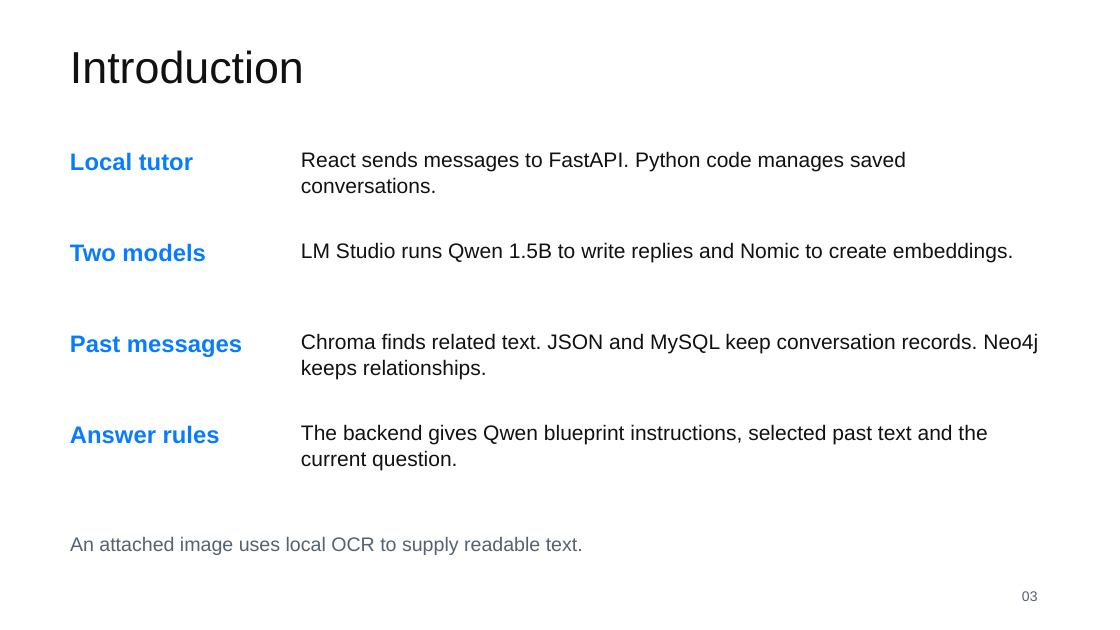
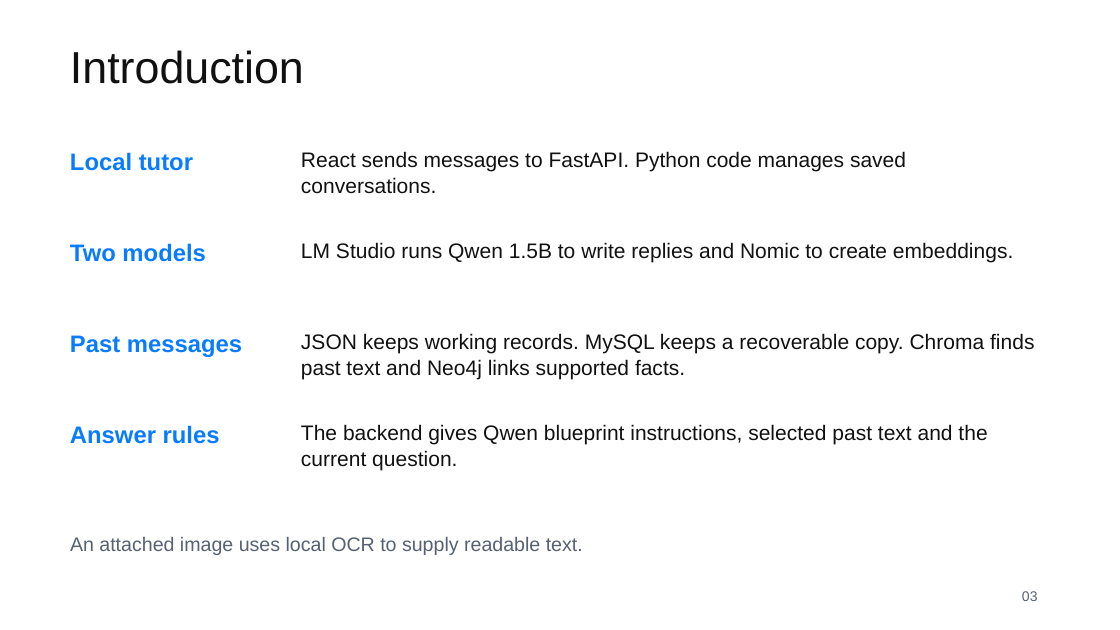
Before and after one commit to amitojsingh1306-prog/AITutorResearchProject, a slide deck: slide 3 of deliverables/Hybrid_Memory_Benchmark_Review_Research_Aligned.pptx. Drawn at 1120x630 pixels with LibreOffice and Linux fonts; fonts in the diff are those of the drawing. Boxes give left, top, right and bottom in pixels: in the first picture for what was removed or moved away, otherwise in the second. Text is boxed around its words. In the diff, an @@ line names an element or a change of style, - is before the commit and + after.

```diff
--- a/deliverables/Hybrid_Memory_Benchmark_Review_Research_Aligned.pptx
+++ b/deliverables/Hybrid_Memory_Benchmark_Review_Research_Aligned.pptx
@@ text at [301, 333, 1034, 379]: text changed @@
-Chroma finds related text. JSON and MySQL keep conversation records. Neo4j keeps relationships.
+JSON keeps working records. MySQL keeps a recoverable copy. Chroma finds past text and Neo4j links supported facts.
```
Also in this commit, not shown: 5 other slides changed.
